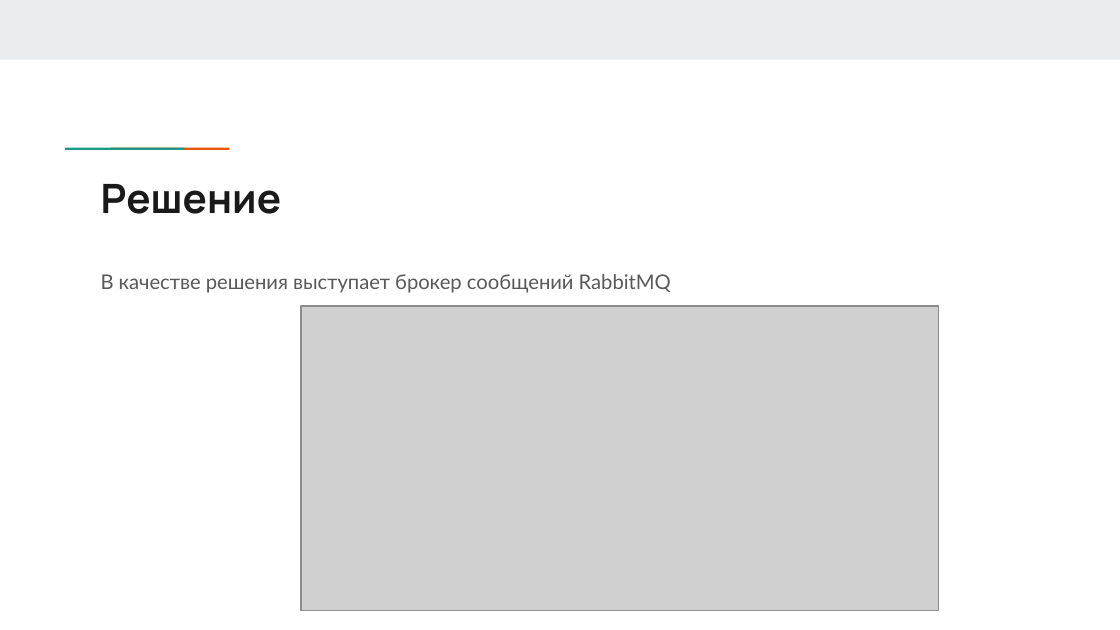
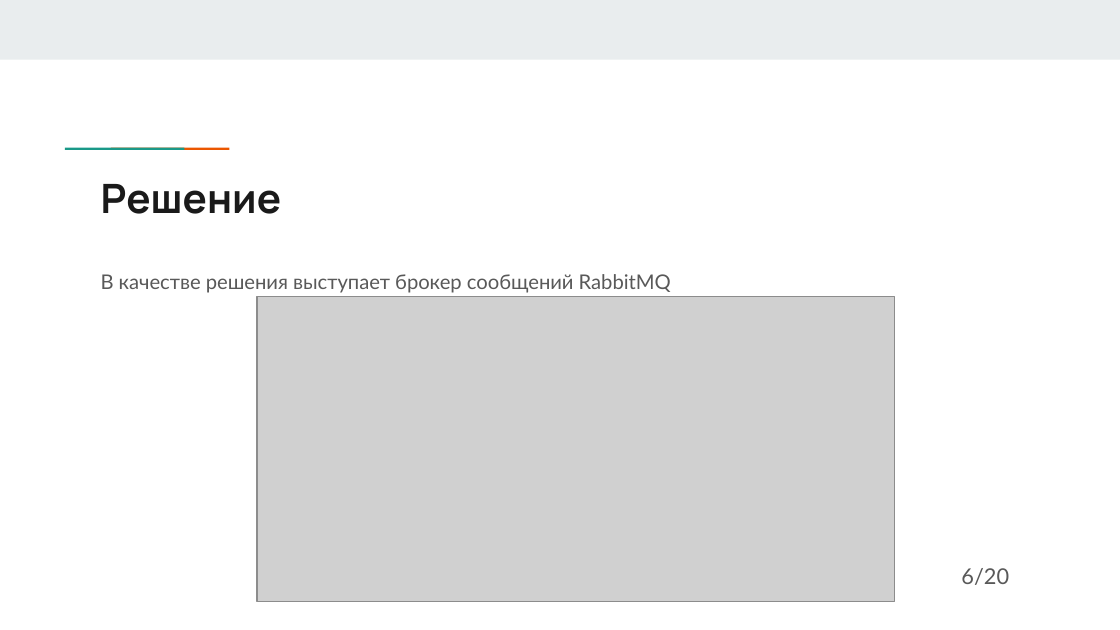
Before and after one commit to DaNkOMeN/MyDiplom, a slide deck: slide 7 of Последняя версия презентации.pptx. Drawn at 1120x630 pixels with LibreOffice and Linux fonts; fonts in the diff are those of the drawing; grey boxes stand for pictures. Boxes give left, top, right and bottom in pixels: in the first picture for what was removed or moved away, otherwise in the second. Text is boxed around its words. In the diff, an @@ line names an element or a change of style, - is before the commit and + after.

```diff
--- a/Последняя версия презентации.pptx
+++ b/Последняя версия презентации.pptx
@@ picture: place and size @@
-picture at <box>301,306,939,610</box>
+picture at <box>258,297,895,601</box>
@@ text added at <box>961,568,1009,585</box>, 14 pt, text #595959 @@
+6/20
```
Also in this commit, not shown: 16 other slides changed, 3 slides added, 2 slides removed, 3 other files.
